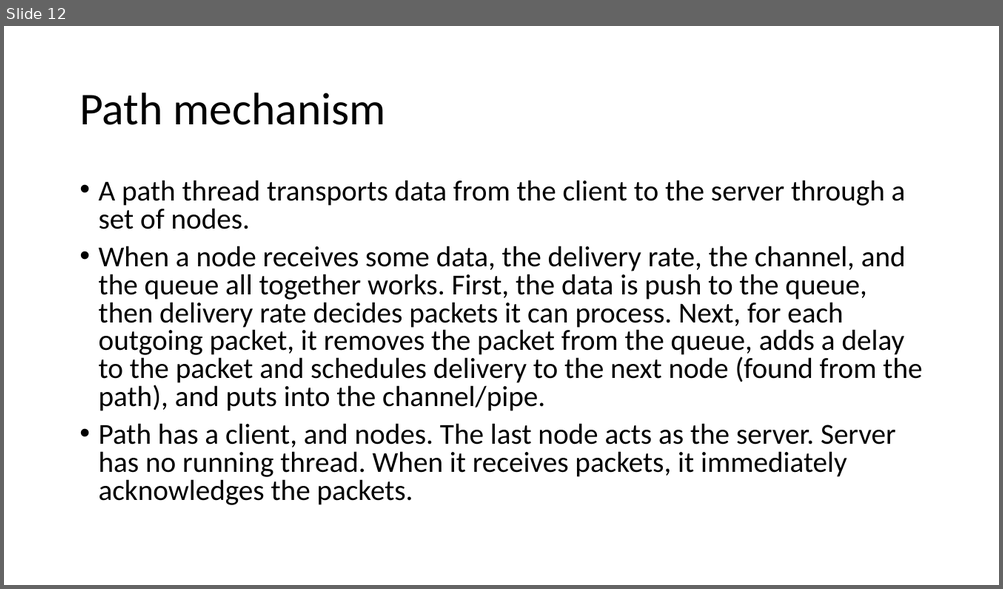
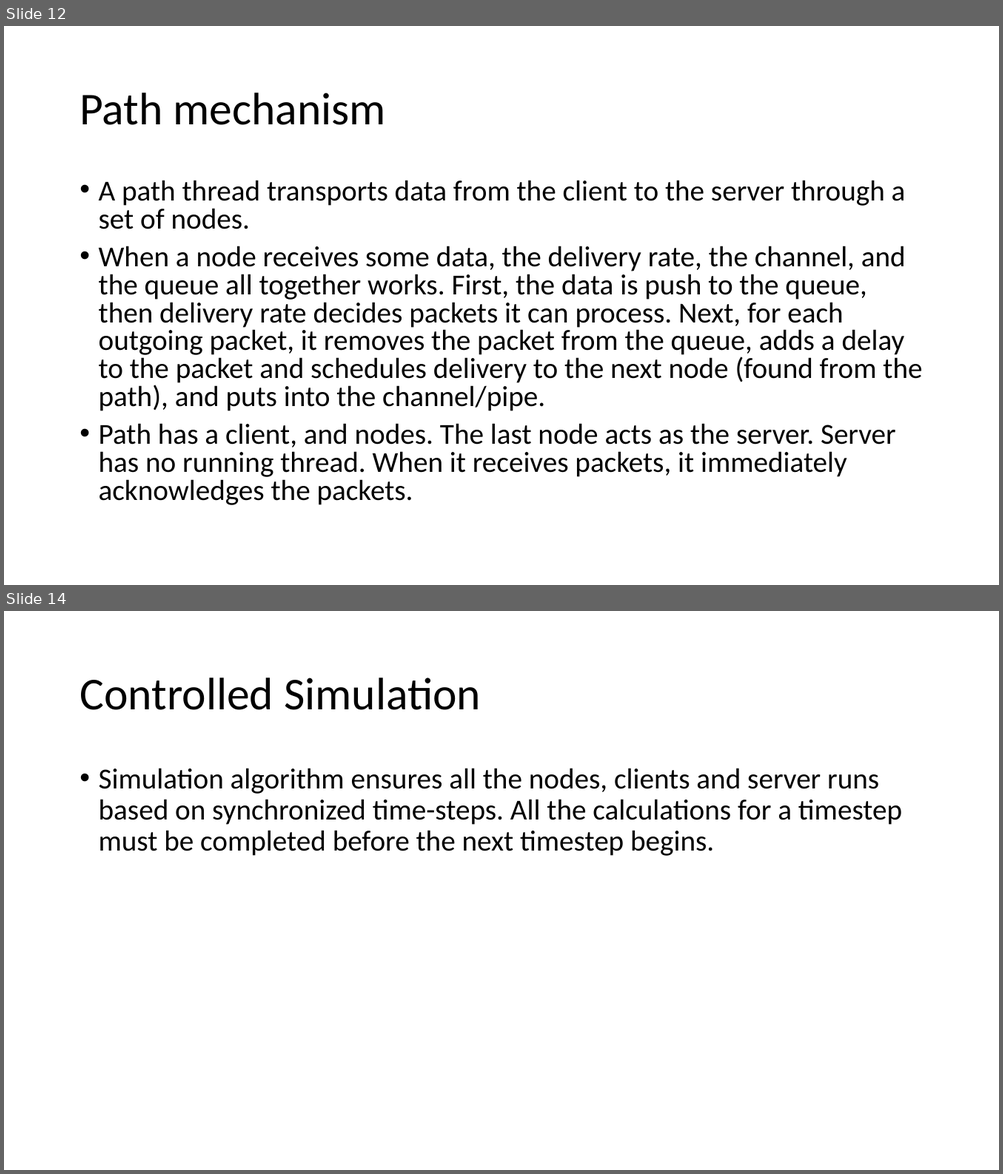
Before and after one commit to adhocmaster/pyns, a slide deck: doc/plan.pptx. Shown one above the other, each under a label of ours: slide 12 before the commit, slides 12 and 14 after it; the slides between them are not shown. The pictures are 1003x589 and 1003x1174 pixels, drawn with LibreOffice and Linux fonts; fonts in the diff are those of the drawing. Boxes give left, top, right and bottom in pixels: in the first picture for what was removed or moved away, otherwise in the second. Text is boxed around its words. In the diff, an @@ line names an element or a change of style, - is before the commit and + after.

```diff
--- a/doc/plan.pptx
+++ b/doc/plan.pptx
@@ slide 14 added at (x1=4, y1=611, x2=999, y2=1170), background #FFFFFF @@
@@ title added at (x1=79, y1=678, x2=481, y2=710), 44 pt, text #000000 @@
+Controlled Simulation
@@ text added at (x1=99, y1=768, x2=902, y2=856), 28 pt, text #000000 @@
+• Simulation algorithm ensures all the nodes, clients and server runs based on synchronized time-steps. All the calculations for a timestep must be completed before the next timestep begins.
```
Also in this commit, not shown: 1 slide changed, 1 other slide added, 1 slide removed, 5 other files.
